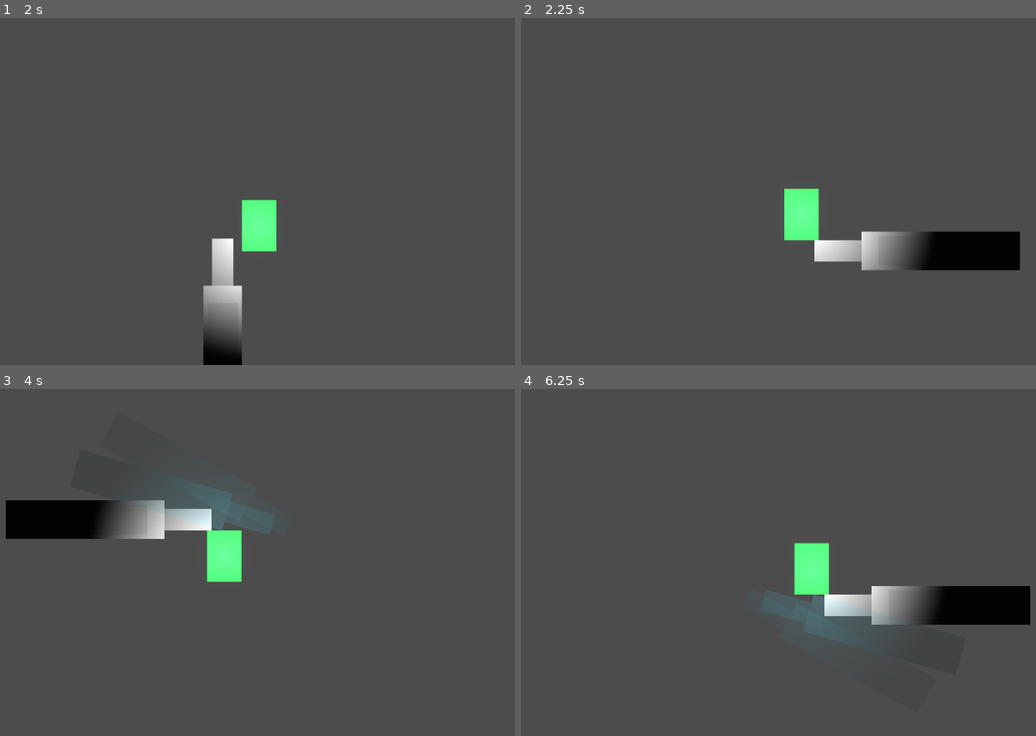
Above: before the commit, frames 1-4 (two rows, left to right).
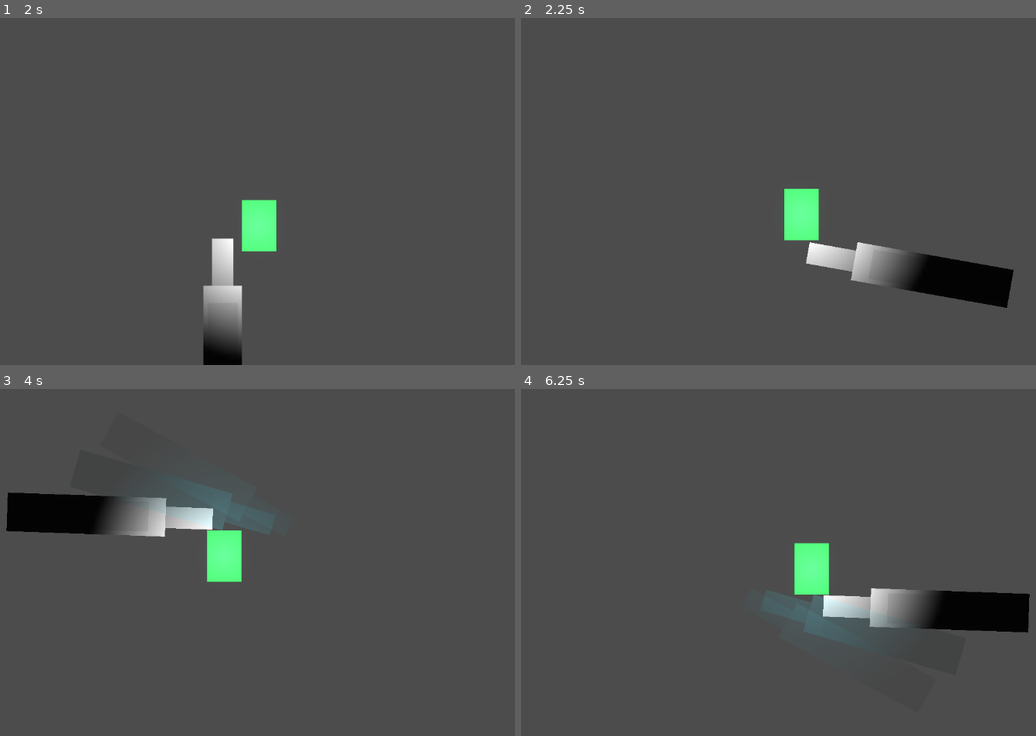
Above: after the commit, the same moments.

Repository: WMsans/top-down-rogue
Game: Godot game, scene res://scenes/main.tscn
Same seed, same stepped clock (60 frames per second), same inputs: the game is played once before the commit and once after it.
Inputs (mouse positions are in pixels of both pictures, inside the frame that each line leads up to):
- Up to frame 1 (2 s): tap Enter at 0.5 s; move the mouse to (391, 174) at 0.52 s; hold D 0.53-1.28 s; tap Z at 0.6 s; click (391, 174) at 0.67 s; tap Space at 1.25 s; move the mouse to (133, 208) at 1.27 s; hold S from 1.28 s (still down); tap X at 1.35 s
- Up to frame 2 (2.25 s): move the mouse to (840, 115) at 2.02 s; release S at 2.03 s; hold D from 2.03 s (still down); tap C at 2.1 s
- Up to frame 3 (4 s): move the mouse to (226, 631) at 2.77 s; release D at 2.78 s; hold W 2.78-3.53 s; tap Z at 2.85 s; click (226, 631) at 2.92 s; move the mouse to (442, 614) at 3.52 s; hold A from 3.53 s (still down); tap X at 3.6 s
- Up to frame 4 (6.25 s): move the mouse to (593, 510) at 4.27 s; tap C at 4.35 s; tap Enter at 5 s; move the mouse to (809, 562) at 5.02 s; release A at 5.03 s; hold S 5.03-5.78 s; tap Z at 5.1 s; click (809, 562) at 5.17 s; move the mouse to (685, 475) at 5.77 s; hold D from 5.78 s (still down); tap X at 5.85 s

Frame 1 is identical in both runs. In frame 2, 4.6% of the frame differs, in the area x 55-97%, y 61-84%; in frame 3, 1.0%; in frame 4, 1.0%.
Error in both runs: Cannot call method 'shader_create_from_spirv' on a null value. (res://src/core/world_manager.gd:97)

Commit message:
fix: visual angle and smooth return

Diff:
--- a/src/weapons/melee_weapon.gd
+++ b/src/weapons/melee_weapon.gd
@@ -43,7 +43,10 @@
 var _start_angle: float = 0.0
 var _end_angle: float = 0.0
 var _facing_angle: float = 0.0
+var _visual_angle: float = NAN
 var _trail_timer: float = 0.0
+
+const IDLE_ROTATION_SPEED: float = 10.0
 
 
 func _init() -> void:
@@ -97,6 +100,10 @@
 		return
 
 	_facing_angle = _get_facing_direction(user).angle()
+
+	if _visual_angle != _visual_angle:
+		_visual_angle = _facing_angle
+	_visual_angle = lerp_angle(_visual_angle, _facing_angle, minf(1.0, IDLE_ROTATION_SPEED * delta))
 
 	if _is_swinging:
 		_process_swing(delta)
@@ -114,8 +121,8 @@
 
 
 func _process_idle() -> void:
-	visual.position = Vector2(cos(_facing_angle), sin(_facing_angle)) * PIVOT_DISTANCE
-	visual.rotation = _facing_angle + PI / 2.0
+	visual.position = Vector2(cos(_visual_angle), sin(_visual_angle)) * PIVOT_DISTANCE
+	visual.rotation = _visual_angle + PI / 2.0
 	_sprite.position = Vector2.ZERO
 	_sprite.rotation = 0.0
 	_sprite.scale = Vector2.ONE
